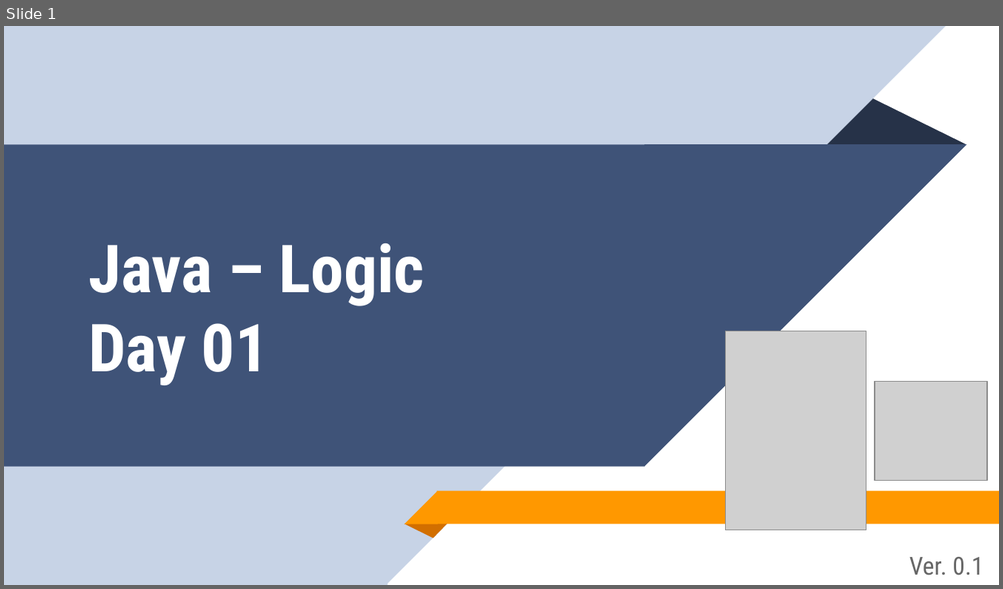
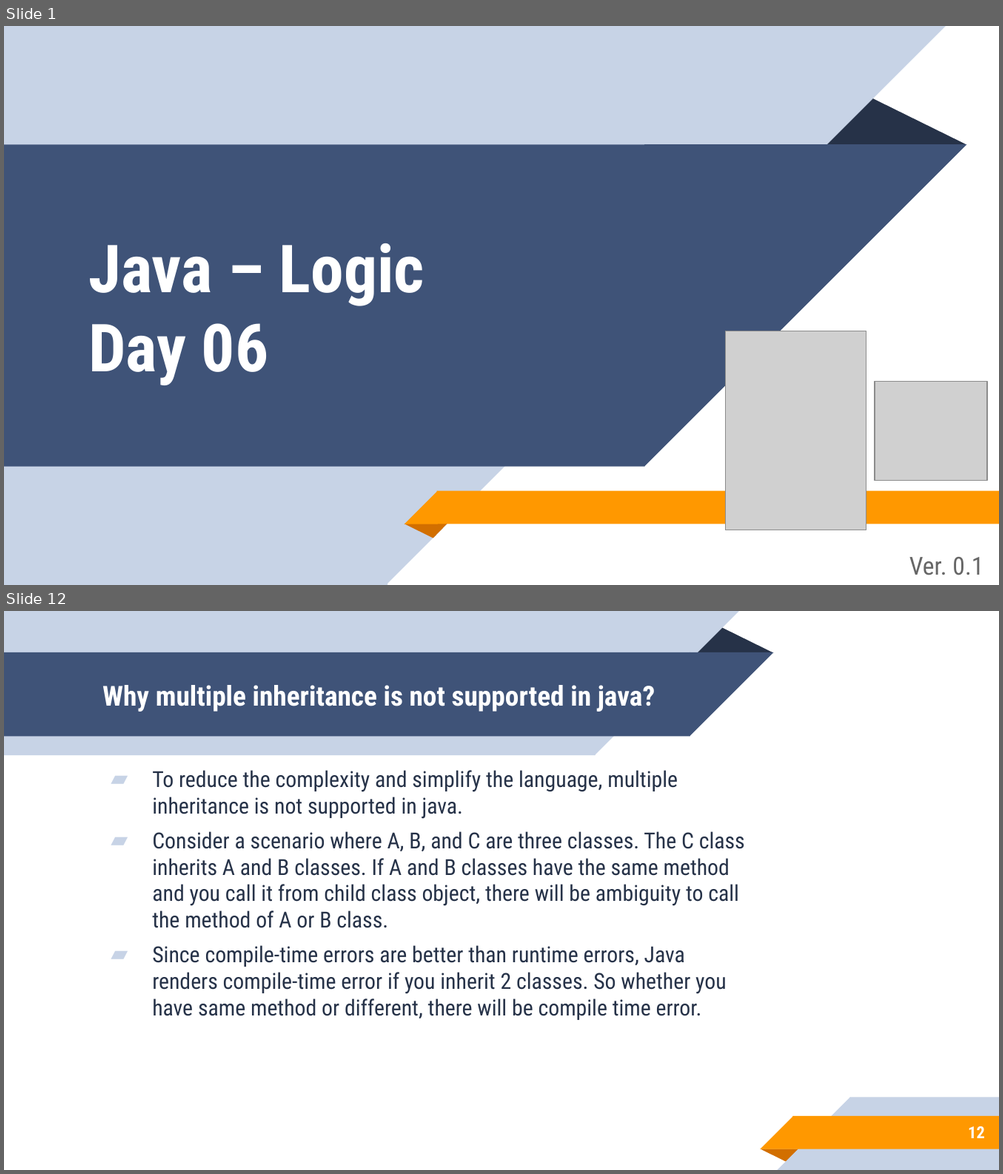
Before and after one commit to aronipurwanto/materi-xa, a slide deck: java/java-logic/Slide-Java-Logic-06.pptx. Shown one above the other, each under a label of ours: slide 1 before the commit, slides 1 and 12 after it; the slides between them are not shown. The pictures are 1003x589 and 1003x1174 pixels, drawn with LibreOffice and Linux fonts; fonts in the diff are those of the drawing; grey boxes stand for pictures. Boxes give left, top, right and bottom in pixels: in the first picture for what was removed or moved away, otherwise in the second. Text is boxed around its words. In the diff, an @@ line names an element or a change of style, - is before the commit and + after.

Commit message:
update logic 06

```diff
--- a/java/java-logic/Slide-Java-Logic-06.pptx
+++ b/java/java-logic/Slide-Java-Logic-06.pptx
@@ slide 12 added at (4,611,999,1170), background #FFFFFF @@
@@ group added at (4,611,773,755): 2 rectangles, 2 right triangles, 1 triangle @@
@@ title added at (102,685,654,712), 20 pt, text #FFFFFF, bold @@
+Why multiple inheritance is not supported in java?
@@ text added at (152,770,745,1020), 16 pt, text #263248 @@
+▰ To reduce the complexity and simplify the language, multiple inheritance is not supported in java.
+▰ Consider a scenario where A, B, and C are three classes. The C class inherits A and B classes. If A and B classes have the same method and you call it from child class object, there will be ambiguity to call the method of A or B class.
+▰ Since compile-time errors are better than runtime errors, Java renders compile-time error if you inherit 2 classes. So whether you have same method or different, there will be compile time error.
@@ group added at (760,1097,999,1170): 2 rectangles, 2 right triangles, 1 triangle @@
@@ page number added at (967,1127,984,1139), 12 pt, text #FFFFFF, bold @@
+12
@@ slide 1 changed as well @@
@@ title at (88,244,424,386): text changed @@
-Java – Logic
-Day 01
+Java – Logic
+Day 06
```
Also in this commit, not shown: 15 other slides changed, 41 other slides added, 19 slides removed, 36 other files.
